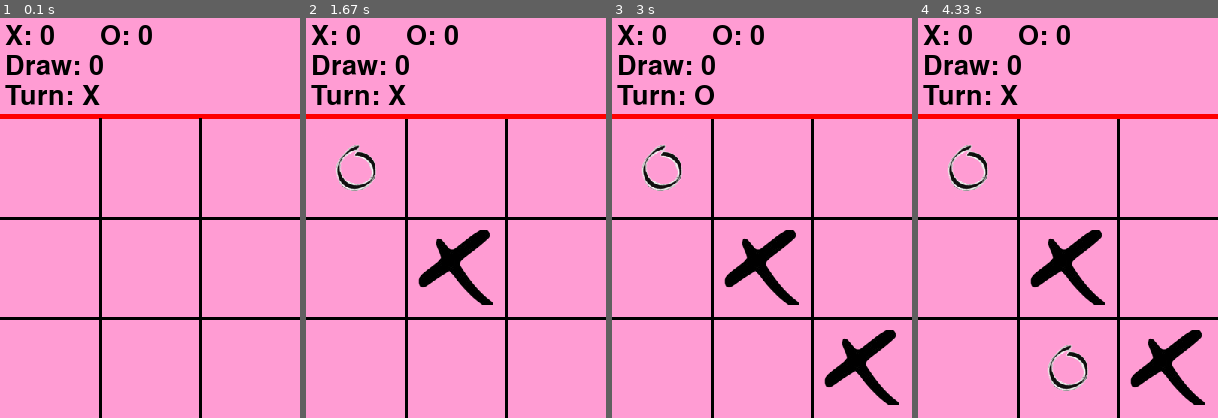
Above: before the commit, frames 1-4 (left to right).
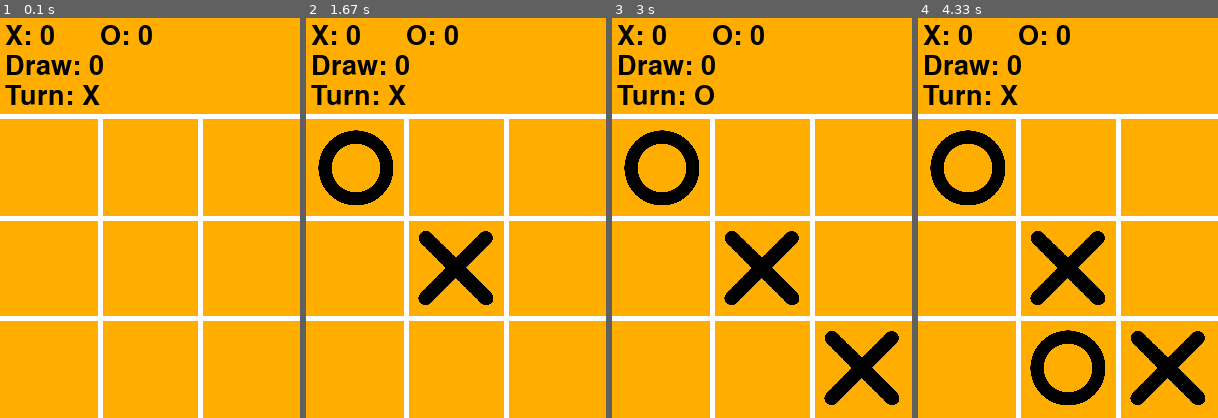
Above: after the commit, the same moments.

Repository: AidenSabbir/IUB
Game: pygame game, started from pygame/main.py
The game is run twice, just before and just after one commit, with the same random seed, the same clock (stepped at 60 frames per second) and the same inputs.
Inputs (mouse positions are in pixels of both pictures, inside the frame that each line leads up to):
- Up to frame 1 (0.1 s): no input
- Up to frame 2 (1.67 s): tap R at 0.33 s; click (456, 242) at 0.82 s; move the mouse to (363, 158) at 1.1 s; click (363, 158) at 1.37 s
- Up to frame 3 (3 s): move the mouse to (870, 358) at 1.77 s; click (870, 358) at 2.12 s
- Up to frame 4 (4.33 s): move the mouse to (1053, 322) at 3.5 s; click (1053, 322) at 3.9 s

The runs differ from the first frame. In frame 1, 99% of the frame differs, in the area x 0-100%, y 0-100%; in frame 2, 98%; in frame 3, 97%; in frame 4, 97%.

Commit message:
minor improvements

Diff:
--- a/pygame/main.py
+++ b/pygame/main.py
@@ -1,4 +1,13 @@
-import pygame,sys,os
+import sys
+import subprocess
+import os
+
+try:
+    import pygame
+except ImportError:
+    print("Installing pygame...")
+    subprocess.check_call([sys.executable, "-m", "pip", "install", "pygame"])
+    import pygame
 def resource_path(relative_path):
     try:
         base_path = sys._MEIPASS
@@ -23,7 +32,7 @@
         self.draws = 0
         self.turn = 'X'
         self.res = [[0]*3,[0]*3,[0]*3]
-        self.font = pygame.font.SysFont(None,40)
+        self.font = pygame.font.SysFont(resource_path("fonts/Boldonse-Regular.ttf"),40)
         self.x_img = pygame.transform.scale(pygame.image.load(resource_path("X.png")), (self.W//4,self.W//4))
         self.o_img = pygame.transform.scale(pygame.image.load(resource_path("O.png")), (self.W//4,self.W//4))
         x_text = self.font.render(f'X: {self.x_point}', True, 'black')
@@ -34,21 +43,21 @@
         self.sc.blit(o_text,(100,5))
         self.sc.blit(d_text,(5,35))
         self.sc.blit(xo_text,(5,65))
-        pygame.draw.line(self.sc,'red',(0,self.H-2),(W,self.H-2),5)
+        pygame.draw.line(self.sc,'white',(0,self.H-2),(W,self.H-2),5)
         for i in range(1,3):
-            pygame.draw.line(self.sc,'black',((W//3)*i,self.H),((W//3)*i,self.H+W),3)
-            pygame.draw.line(self.sc,'black',(0,((W//3)*i)+self.H),(W,((W//3)*i)+self.H),3)
+            pygame.draw.line(self.sc,'white',((W//3)*i,self.H),((W//3)*i,self.H+W),5)
+            pygame.draw.line(self.sc,'white',(0,((W//3)*i)+self.H),(W,((W//3)*i)+self.H),5)
         pygame.display.update()
 
     def points(self):
         self.res = [[0]*3, [0]*3, [0]*3]
         self.sc.fill(self.bg)
-        pygame.draw.line(self.sc, 'red', (0, self.H - 2), (self.W, self.H - 2), 5)
+        pygame.draw.line(self.sc, 'white', (0, self.H - 2), (self.W, self.H - 2), 5)
         for i in range(1, 3):
-            pygame.draw.line(self.sc, 'black', ((self.W//3)*i, self.H), ((self.W//3)*i, self.H + self.W), 3)
-            pygame.draw.line(self.sc, 'black', (0, ((self.W//3)*i) + self.H), (self.W, ((self.W//3)*i) + self.H), 3)
+            pygame.draw.line(self.sc, 'white', ((self.W//3)*i, self.H), ((self.W//3)*i, self.H + self.W), 5)
+            pygame.draw.line(self.sc, 'white', (0, ((self.W//3)*i) + self.H), (self.W, ((self.W//3)*i) + self.H), 5)
         pygame.draw.rect(self.sc, self.bg, (0, 0, self.W, self.H - 5))
-        pygame.draw.line(self.sc, 'red', (0, self.H - 2), (self.W, self.H - 2), 5)
+        pygame.draw.line(self.sc, 'white', (0, self.H - 2), (self.W, self.H - 2), 5)
         x_text = self.font.render(f'X: {self.x_point}', True, 'black')
         o_text = self.font.render(f'O: {self.o_point}', True, 'black')
         d_text = self.font.render(f'Draw: {self.draws}', True, 'black')
@@ -92,9 +101,9 @@
         return 0
     def show_winer(self,res):
         font = pygame.font.SysFont(None,35)
-        win = font.render(f"{res} won",True,'red')
+        win = font.render(f"{res} won",True,'white')
         if res == 'draw':
-            win = font.render(f"{res}",True,'red')
+            win = font.render(f"{res}",True,'white')
         self.sc.blit(win,(120,35))
         pygame.display.update()
 
@@ -134,5 +143,5 @@
                             self.turn = 'X'
 
 
-ttt = Game(300,60,'#FF9CD3')
+ttt = Game(300,60,"#FFAE00")
 ttt.run()
Binary file changed: pygame/O.png
Binary file changed: pygame/X.png
Binary file added: pygame/fonts/Boldonse-Regular.ttf
